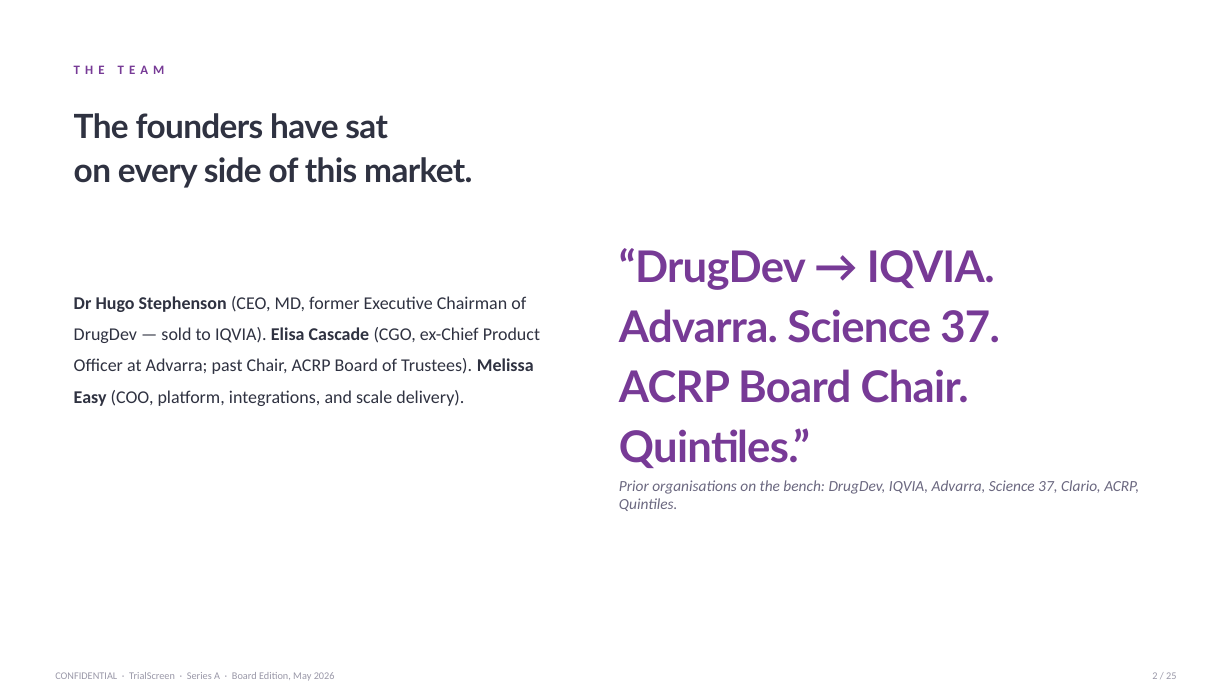
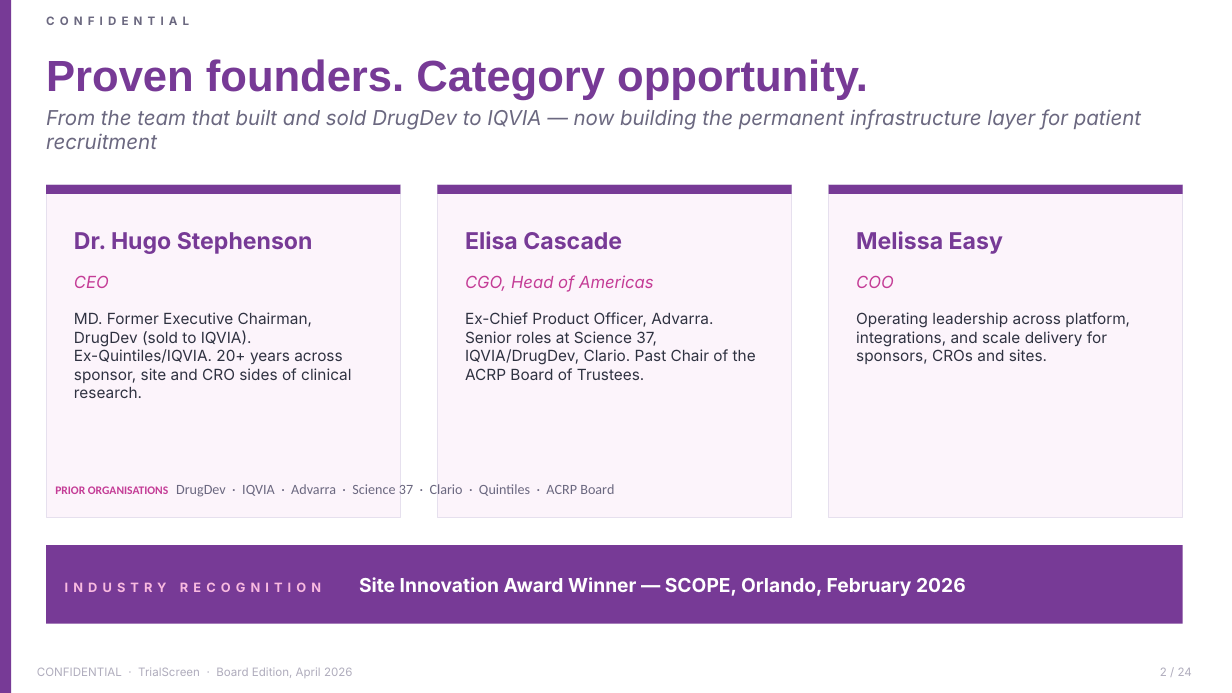
Before and after one commit to akamu47/trialscreen-board-pack, a slide deck: slide 2 of documents/TrialScreen_SeriesA_Deck.pptx. Drawn at 1232x693 pixels with LibreOffice and Linux fonts; fonts in the diff are those of the drawing. Boxes give left, top, right and bottom in pixels: in the first picture for what was removed or moved away, otherwise in the second. Text is boxed around its words. In the diff, an @@ line names an element or a change of style, - is before the commit and + after.

```diff
--- a/documents/TrialScreen_SeriesA_Deck.pptx
+++ b/documents/TrialScreen_SeriesA_Deck.pptx
@@ rectangle added at [0,0,11,693], fill #773A96 @@
@@ text added at [46,59,868,100], 34 pt, text #773A96, bold @@
+Proven founders. Category opportunity.
@@ text removed at [74,65,165,74] @@
-THE TEAM
@@ text at [46,109,1141,149]: text changed; size 34 to 16 pt; font Lato to Inter; text colour #773A96 to #6B6880; bold off; italic on @@
-“DrugDev → IQVIA. Advarra. Science 37.
-ACRP Board Chair. Quintiles.”
+From the team that built and sold DrugDev to IQVIA — now building the permanent infrastructure layer for patient recruitment
@@ text removed at [74,113,472,188] @@
-The founders have sat
-on every side of this market.
@@ rectangle added at [46,185,400,518], fill #FCF4FB, outline #E6E0EE 1 pt @@
@@ rectangle added at [46,185,400,194], fill #773A96 @@
@@ rectangle added at [437,185,791,518], fill #FCF4FB, outline #E6E0EE 1 pt @@
@@ rectangle added at [437,185,791,194], fill #773A96 @@
@@ rectangle added at [829,185,1183,518], fill #FCF4FB, outline #E6E0EE 1 pt @@
@@ rectangle added at [829,185,1183,194], fill #773A96 @@
@@ text added at [74,232,313,254], 18 pt, text #773A96, bold @@
+Dr. Hugo Stephenson
@@ text added at [465,231,622,250], 18 pt, text #773A96, bold @@
+Elisa Cascade
@@ text added at [856,231,1003,254], 18 pt, text #773A96, bold @@
+Melissa Easy
@@ text removed at [74,296,540,406] @@
-Dr Hugo Stephenson (CEO, MD, former Executive Chairman of DrugDev — sold to IQVIA). Elisa Cascade (CGO, ex-Chief Product Officer at Advarra; past Chair, ACRP Board of Trustees). Melissa Easy (COO, platform, integrations, and scale delivery).
@@ text added at [74,275,109,288], 13 pt, text #C43C96, italic @@
+CEO
@@ text added at [465,275,654,292], 13 pt, text #C43C96, italic @@
+CGO, Head of Americas
@@ text added at [856,275,894,288], 13 pt, text #C43C96, italic @@
+COO
@@ text added at [74,312,351,398], 12 pt, text #2F3241 @@
+MD. Former Executive Chairman, DrugDev (sold to IQVIA). Ex-Quintiles/IQVIA. 20+ years across sponsor, site and CRO sides of clinical research.
@@ text added at [465,312,756,380], 12 pt, text #2F3241 @@
+Ex-Chief Product Officer, Advarra. Senior roles at Science 37, IQVIA/DrugDev, Clario. Past Chair of the ACRP Board of Trustees.
@@ text added at [856,312,1130,364], 12 pt, text #2F3241 @@
+Operating leadership across platform, integrations, and scale delivery for sponsors, CROs and sites.
@@ text at [55,484,614,497]: text changed; size 12 to 11 pt; italic off @@
-Prior organisations on the bench: DrugDev, IQVIA, Advarra, Science 37, Clario, ACRP, Quintiles.
+PRIOR ORGANISATIONS DrugDev · IQVIA · Advarra · Science 37 · Clario · Quintiles · ACRP Board
@@ rectangle added at [46,545,1183,624], fill #773A96 @@
@@ text added at [65,577,966,596], 15 pt, text #FFFFFF, bold @@
+INDUSTRY RECOGNITION Site Innovation Award Winner — SCOPE, Orlando, February 2026
@@ text added at [37,668,122,676], 9 pt, text #6B6880, bold @@
+CONFIDENTIAL
@@ text at [138,667,353,678]: text changed; size 8 to 9 pt; font Calibri to Inter; text colour #9A98A8 to #B0ADBD @@
-CONFIDENTIAL · TrialScreen · Series A · Board Edition, May 2026
+CONFIDENTIAL · TrialScreen · Board Edition, April 2026
@@ text at [1160,668,1192,676]: text changed; size 8 to 9 pt; font Calibri to Inter; text colour #9A98A8 to #B0ADBD @@
-2 / 25
+2 / 24
```
Also in this commit, not shown: 13 other slides changed, 11 slides added, 11 slides removed, 1 other file.
